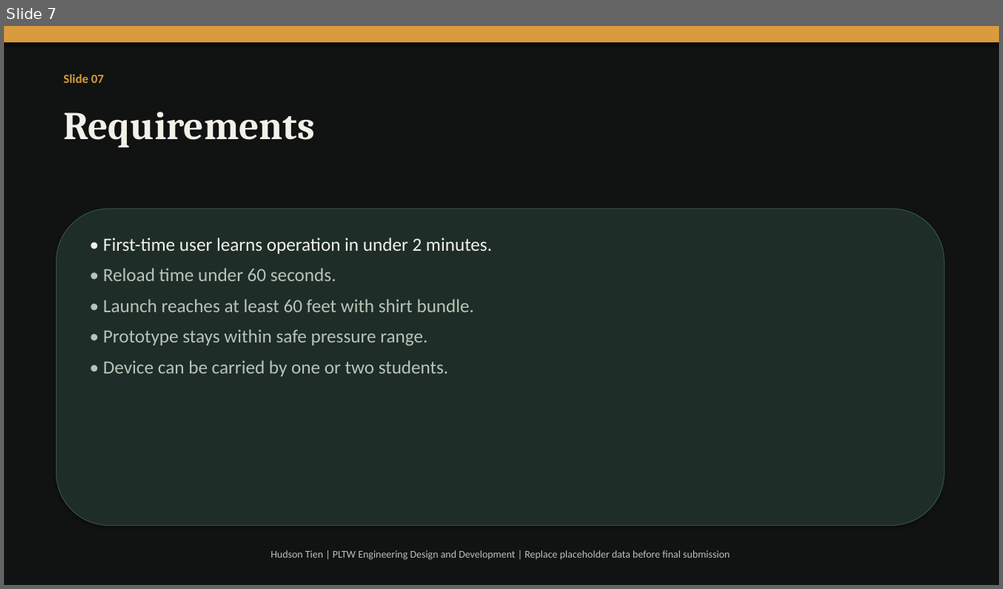
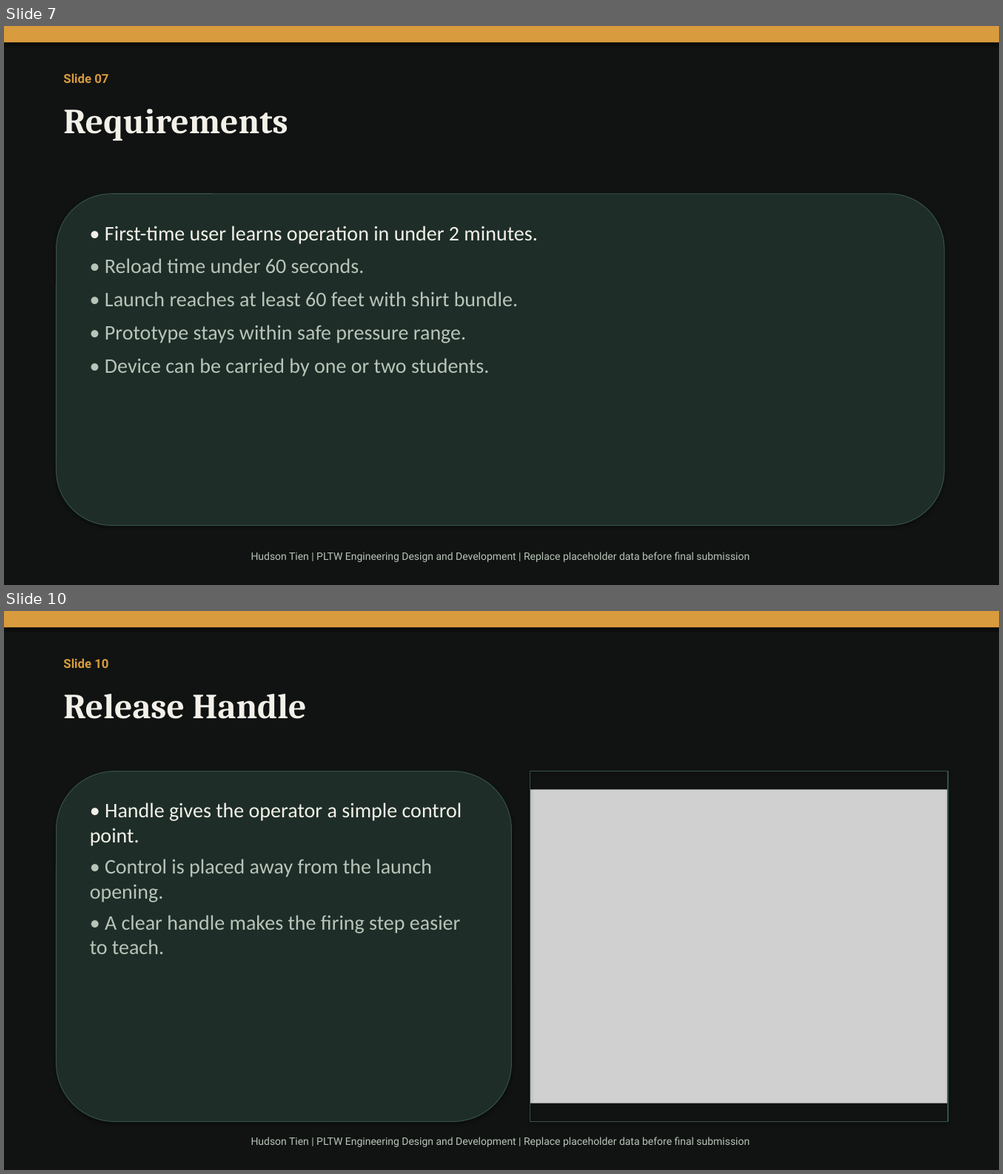
Before and after one commit to tienhdsn-000001/hudson-capstone-site, a slide deck: air-pressure-cannon-presentation.pptx. Shown one above the other, each under a label of ours: slide 7 before the commit, slides 7 and 10 after it; the slides between them are not shown. The pictures are 1003x589 and 1003x1174 pixels, drawn with LibreOffice and Linux fonts; fonts in the diff are those of the drawing; grey boxes stand for pictures. Boxes give left, top, right and bottom in pixels: in the first picture for what was removed or moved away, otherwise in the second. Text is boxed around its words. In the diff, an @@ line names an element or a change of style, - is before the commit and + after.

```diff
--- a/air-pressure-cannon-presentation.pptx
+++ b/air-pressure-cannon-presentation.pptx
@@ slide 10 added at (x1=4, y1=611, x2=999, y2=1170), background #101312 @@
@@ rectangle added at (x1=4, y1=611, x2=999, y2=627), fill #D89B3D @@
@@ text added at (x1=63, y1=658, x2=108, y2=668), 12 pt, text #D89B3D, bold @@
+Slide 10
@@ text added at (x1=63, y1=694, x2=306, y2=719), 34 pt, text #F2F0E8, bold @@
+Release Handle
@@ rounded rectangle added at (x1=57, y1=772, x2=512, y2=1122), fill #1E2D28, outline #365144 0.75 pt @@
@@ rectangle added at (x1=530, y1=772, x2=948, y2=1122), outline #365144 1 pt @@
@@ text added at (x1=90, y1=803, x2=462, y2=954), 20 pt, text #B8C4B8 @@
+• Handle gives the operator a simple control point.
+• Control is placed away from the launch opening.
+• A clear handle makes the firing step easier to teach.
@@ picture added at (x1=530, y1=790, x2=948, y2=1103) @@
@@ text added at (x1=251, y1=1137, x2=749, y2=1147), 10 pt, text #B8C4B8 @@
+Hudson Tien | PLTW Engineering Design and Development | Replace placeholder data before final submission
@@ slide 7 changed as well @@
@@ text "Slide 07" at (x1=63, y1=73, x2=108, y2=83): font Calibri to Roboto @@
@@ text "Requirements" at (x1=63, y1=109, x2=287, y2=141): size 38 to 34 pt @@
@@ rounded rectangle resized from (x1=57, y1=209, x2=944, y2=526) to (x1=57, y1=194, x2=944, y2=526) @@
@@ text "• First-time user learns operation ..." moved from (x1=103, y1=238, x2=492, y2=377) to (x1=105, y1=226, x2=537, y2=377) @@
@@ text "• First-time user learns operation ..." at (x1=105, y1=226, x2=537, y2=377): size 18 to 20 pt @@
@@ text "Hudson Tien | PLTW Engineering ..." at (x1=251, y1=552, x2=749, y2=562): font Calibri to Roboto @@
```
Also in this commit, not shown: 12 other slides changed, 2 other slides added, 1 slide removed, 12 other files.
